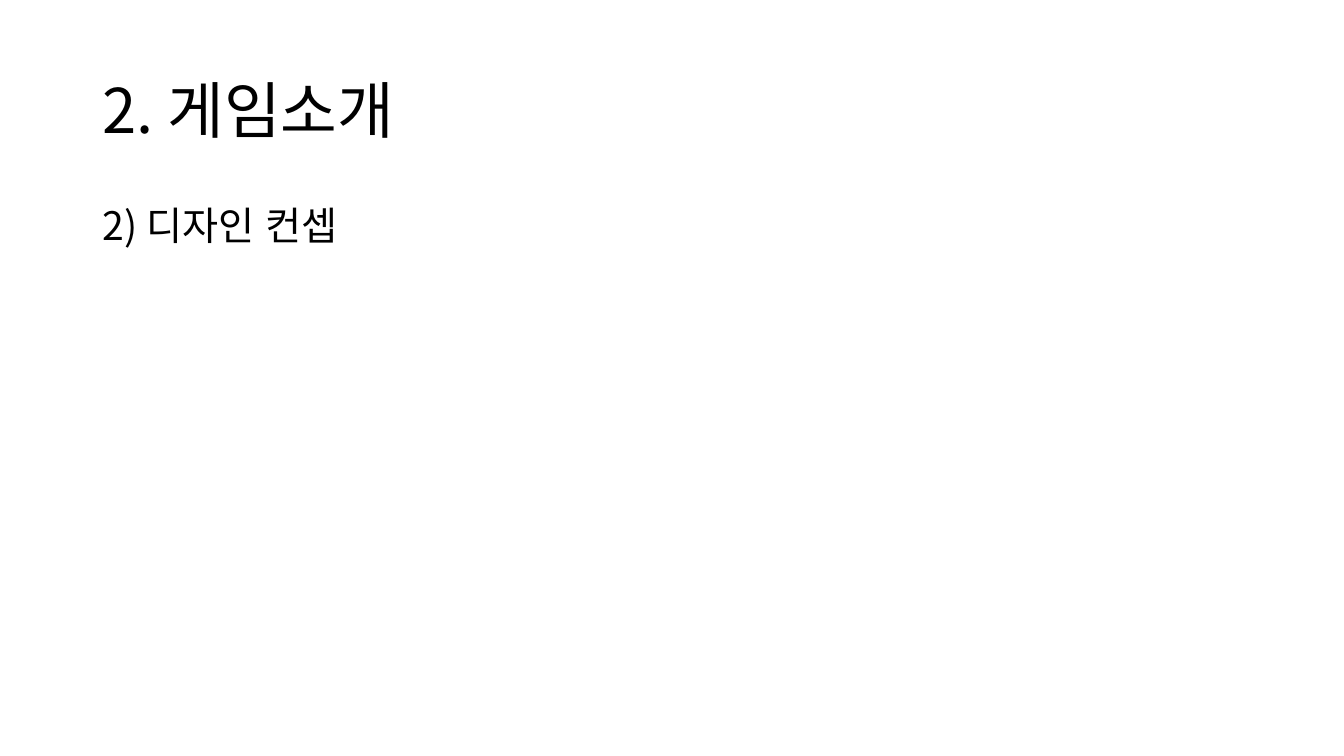
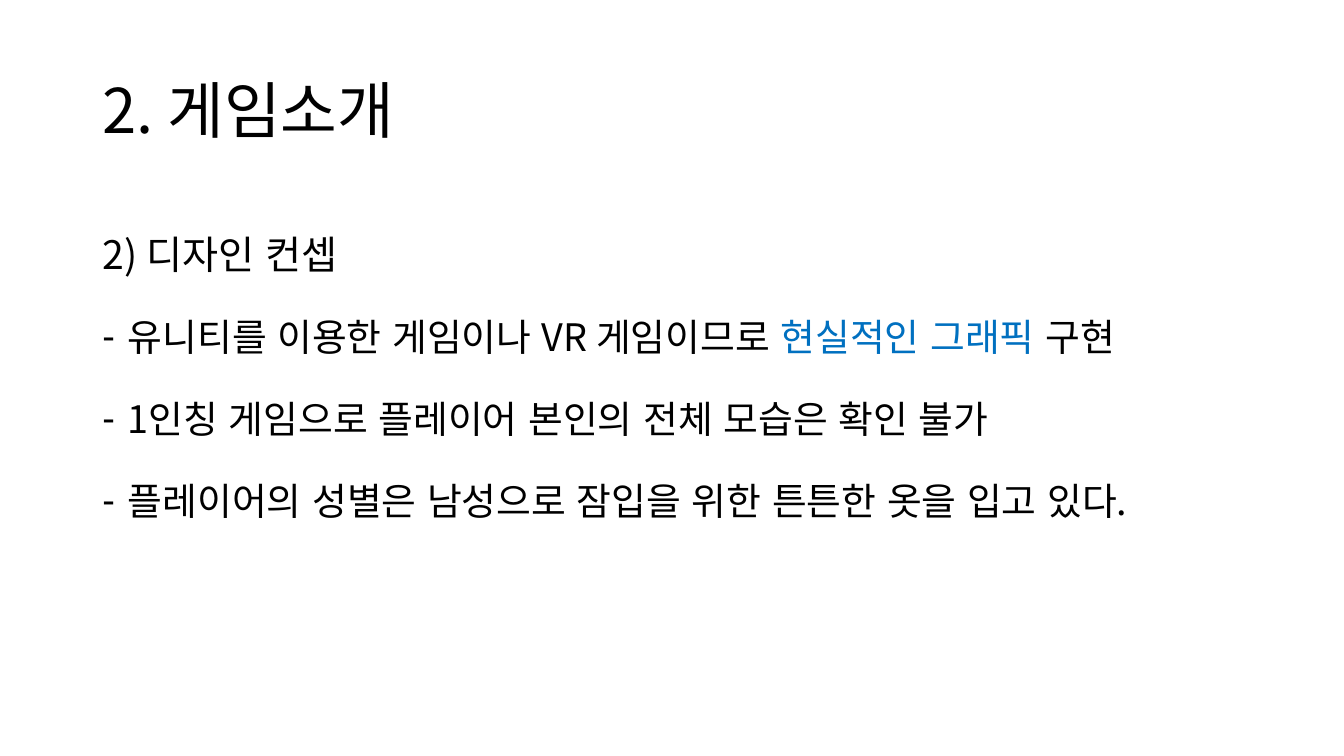
Before and after one commit to Mained606/SpaceShipLooting_VR, a slide deck: slide 6 of 진행/게임PPT/SpaceShip.pptx (slide 7 before the commit). Drawn at 1344x756 pixels with LibreOffice and Linux fonts; fonts in the diff are those of the drawing. Boxes give left, top, right and bottom in pixels: in the first picture for what was removed or moved away, otherwise in the second. Text is boxed around its words. In the diff, an @@ line names an element or a change of style, - is before the commit and + after.

```diff
--- a/진행/게임PPT/SpaceShip.pptx
+++ b/진행/게임PPT/SpaceShip.pptx
@@ text at (x1=102, y1=236, x2=337, y2=277): line spacing 0.9 to 1.5 @@
@@ text at (x1=128, y1=319, x2=1127, y2=518): paragraphs added @@
+– 유니티를 이용한 게임이나 VR 게임이므로 현실적인 그래픽 구현
+– 1인칭 게임으로 플레이어 본인의 전체 모습은 확인 불가
+– 플레이어의 성별은 남성으로 잠입을 위한 튼튼한 옷을 입고 있다.
```
Also in this commit, not shown: 8 other slides changed, 1 slide removed, 8 other files.
